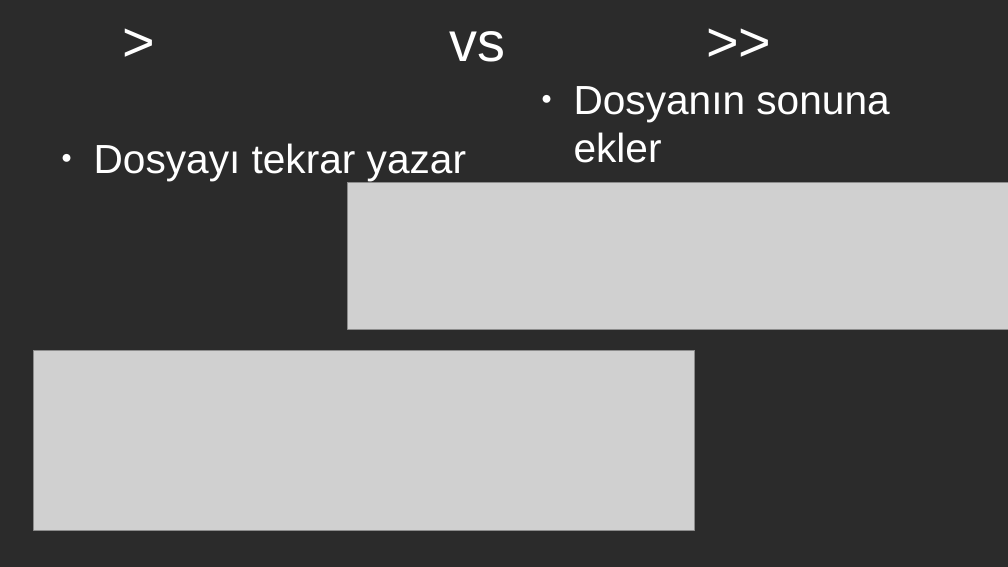
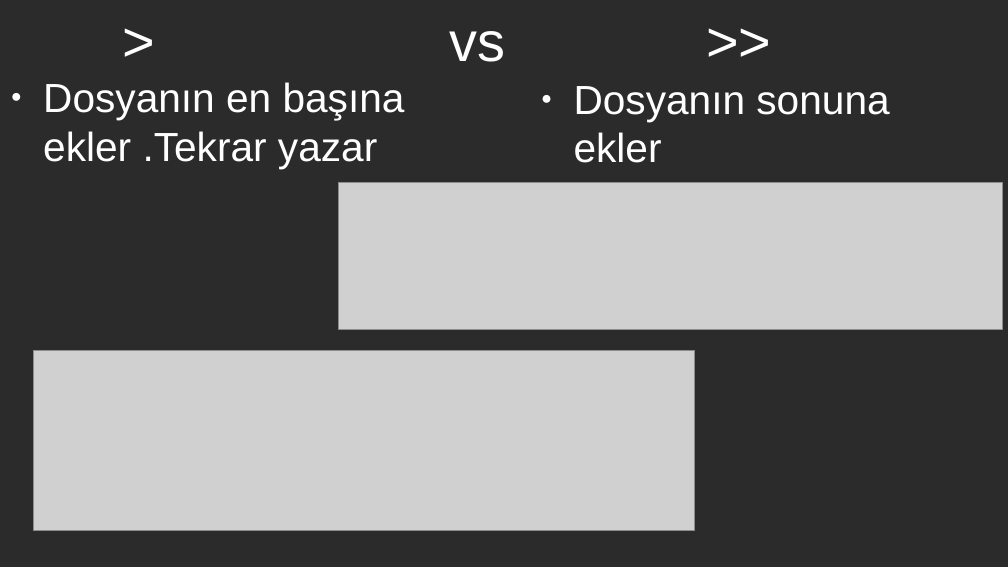
Before and after one commit to bengunur06/GNU-Linux-IEEE-CS, a slide deck: slide 16 of gnu-linux-2.odp. Drawn at 1008x567 pixels with LibreOffice and Linux fonts; fonts in the diff are those of the drawing; grey boxes stand for pictures; background and template pictures are left out; a plain dark background stands for a picture behind light text. Boxes give left, top, right and bottom in pixels: in the first picture for what was removed or moved away, otherwise in the second. Text is boxed around its words. In the diff, an @@ line names an element or a change of style, - is before the commit and + after.

Commit message:
new slides

```diff
--- a/gnu-linux-2.odp
+++ b/gnu-linux-2.odp
@@ text at (43, 82, 405, 169): text changed @@
-● Dosyayı tekrar yazar
+● Dosyanın en başına ekler .Tekrar yazar
@@ picture: place and size @@
-picture at (348, 183, 1008, 329)
+picture at (338, 183, 1003, 329)
```
Also in this commit, not shown: 1 other slide changed, 3 slides added, 1 slide removed.
